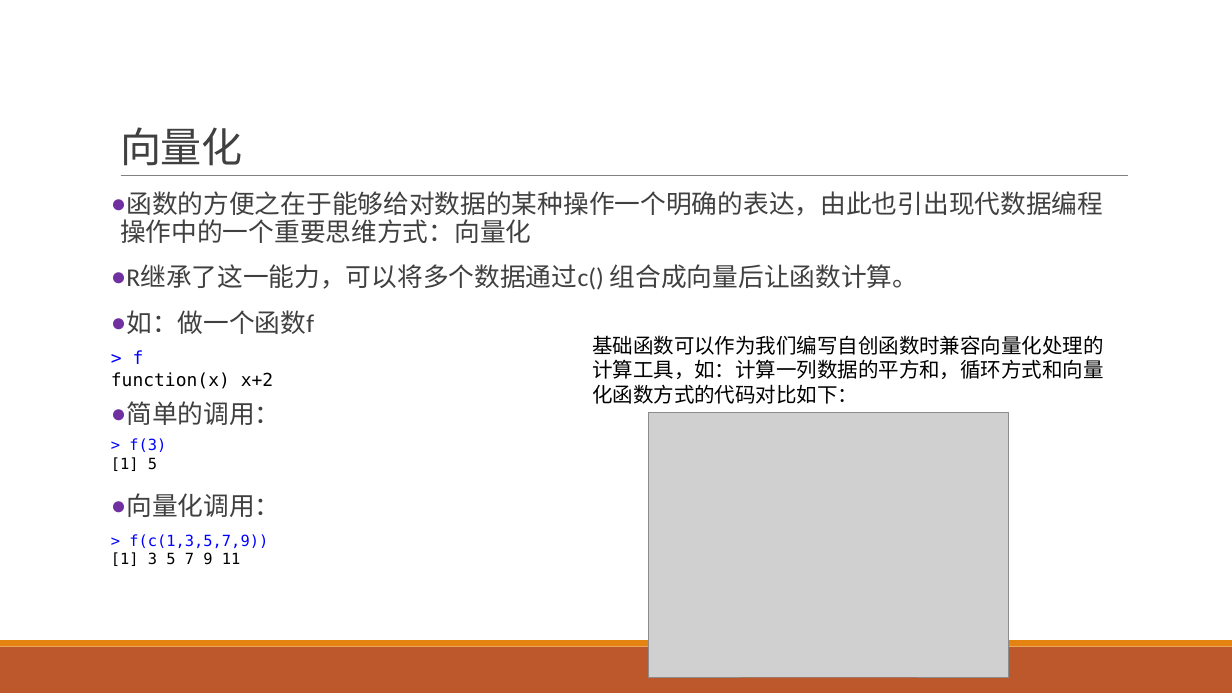
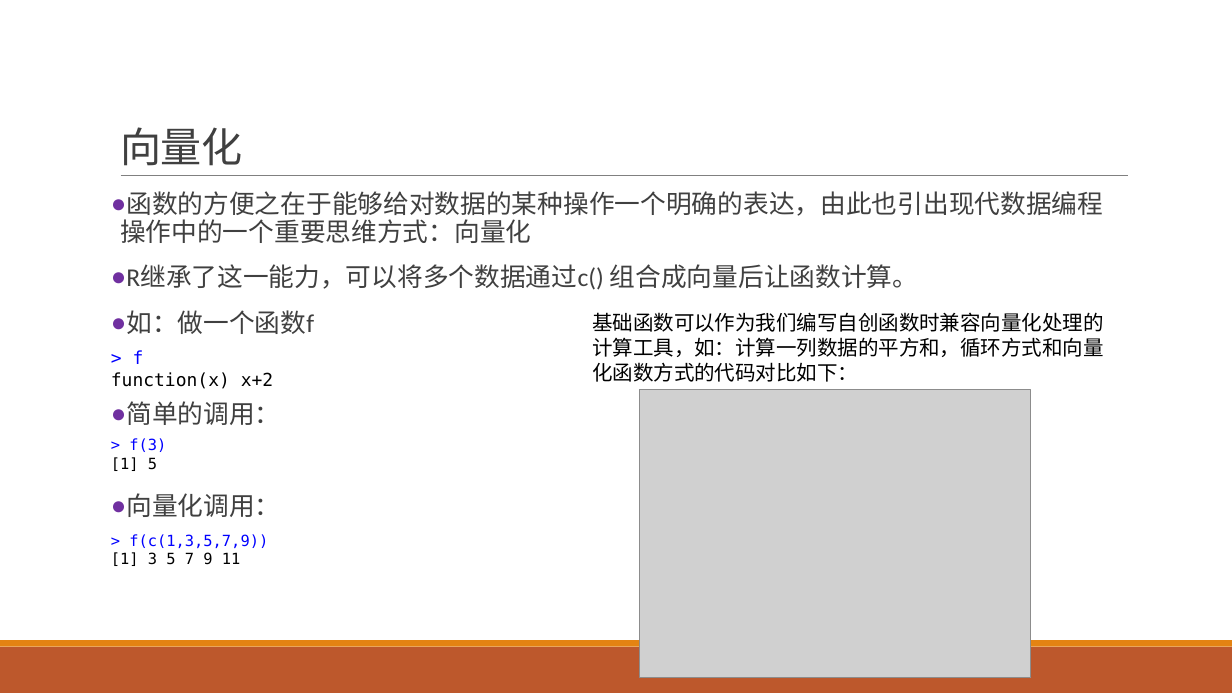
Before and after one commit to exoplanetX/DataAnalytics, a slide deck: slide 7 of 实验-6-函数式编程.pptx. Drawn at 1232x693 pixels with LibreOffice and Linux fonts; fonts in the diff are those of the drawing; grey boxes stand for pictures. Boxes give left, top, right and bottom in pixels: in the first picture for what was removed or moved away, otherwise in the second. Text is boxed around its words. In the diff, an @@ line names an element or a change of style, - is before the commit and + after.

```diff
--- a/实验-6-函数式编程.pptx
+++ b/实验-6-函数式编程.pptx
@@ text "基础函数可以作为我们编写自创函数时兼容向量化处理的计算工具，如：计算一列数据的平方和，循环方式和向量化函数方式的代码对比 ...": place and size @@
-text "基础函数可以作为我们编写自创函数时兼容向量化处理的计算工具，如：计算一列数据的平方和，循环方式和向量化函数方式的代码对比 ..." at [592, 335, 1103, 404]
+text "基础函数可以作为我们编写自创函数时兼容向量化处理的计算工具，如：计算一列数据的平方和，循环方式和向量化函数方式的代码对比 ..." at [592, 312, 1103, 382]
@@ picture: place and size @@
-picture at [649, 412, 1008, 677]
+picture at [640, 390, 1031, 678]
```
Also in this commit, not shown: 9 other slides changed, 1 other file.
